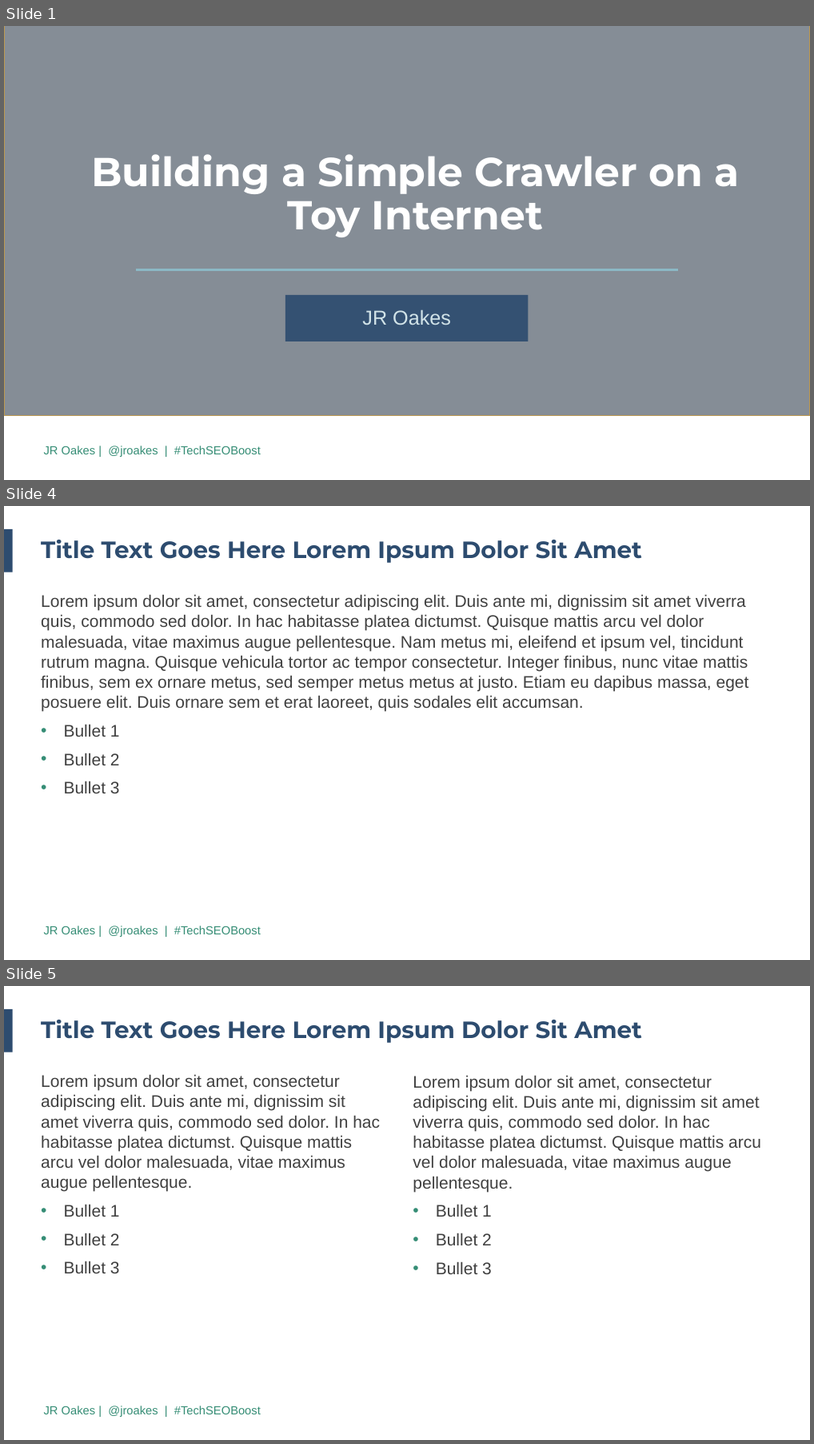
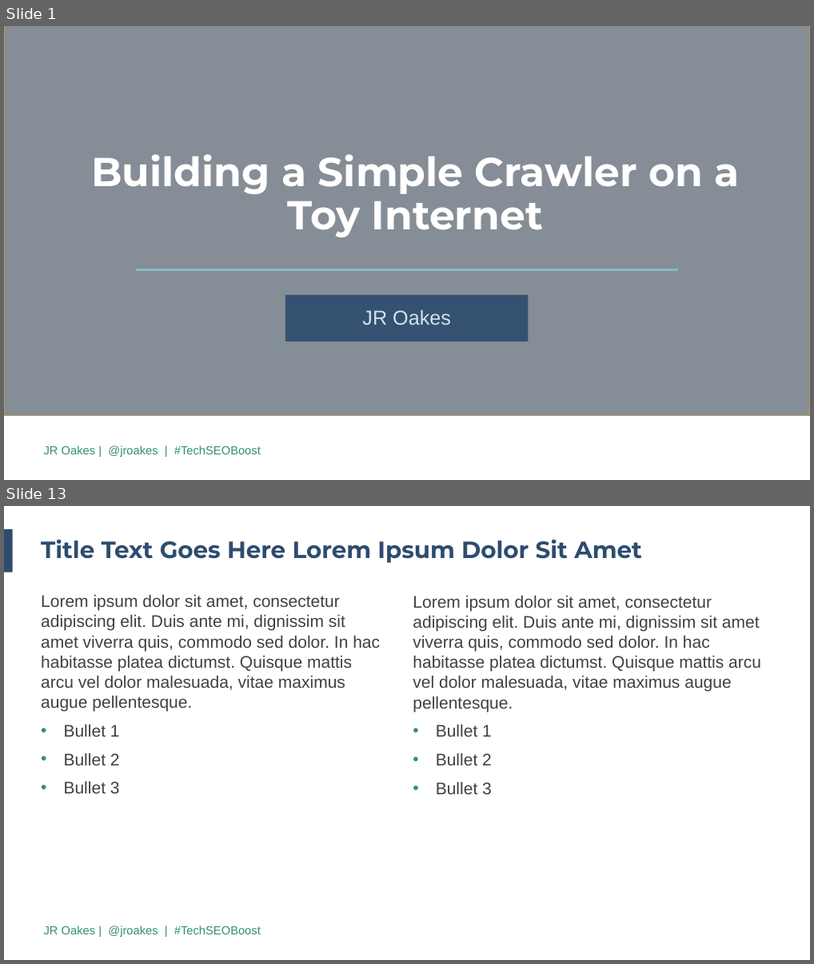
Before and after one commit to jroakes/tech-seo-crawler, a slide deck: etc/2019 TechSEO Boost PPT Template.revJR.pptx. Shown one above the other, each under a label of ours: slides 1, 4 and 5 before the commit, slides 1 and 13 after it; the slides between them are not shown. The pictures are 814x1444 and 814x964 pixels, drawn with LibreOffice and Linux fonts; fonts in the diff are those of the drawing; background and template pictures are left out. Boxes give left, top, right and bottom in pixels: in the first picture for what was removed or moved away, otherwise in the second. Text is boxed around its words. In the diff, an @@ line names an element or a change of style, - is before the commit and + after.

```diff
--- a/etc/2019 TechSEO Boost PPT Template.revJR.pptx
+++ b/etc/2019 TechSEO Boost PPT Template.revJR.pptx
@@ slide 4 removed at (4, 506, 810, 960), background #FFFFFF; not listed: 2 template elements that a slide beside it also shows @@
@@ title removed at (41, 540, 642, 563) @@
-Title Text Goes Here Lorem Ipsum Dolor Sit Amet
@@ text removed at (41, 594, 750, 793) @@
-Lorem ipsum dolor sit amet, consectetur adipiscing elit. Duis ante mi, dignissim sit amet viverra quis, commodo sed dolor. In hac habitasse platea dictumst. Quisque mattis arcu vel dolor malesuada, vitae maximus augue pellentesque. Nam metus mi, eleifend et ipsum vel, tincidunt rutrum magna. Quisque vehicula tortor ac tempor consectetur. Integer finibus, nunc vitae mattis finibus, sem ex ornare metus, sed semper metus metus at justo. Etiam eu dapibus massa, eget posuere elit. Duis ornare sem et erat laoreet, quis sodales elit accumsan.
-• Bullet 1
-• Bullet 2
-• Bullet 3
@@ what was slide 5 is now slide 13 @@
```
Also in this commit, not shown: 10 slides added, 5 other slides removed, 6 other files.
